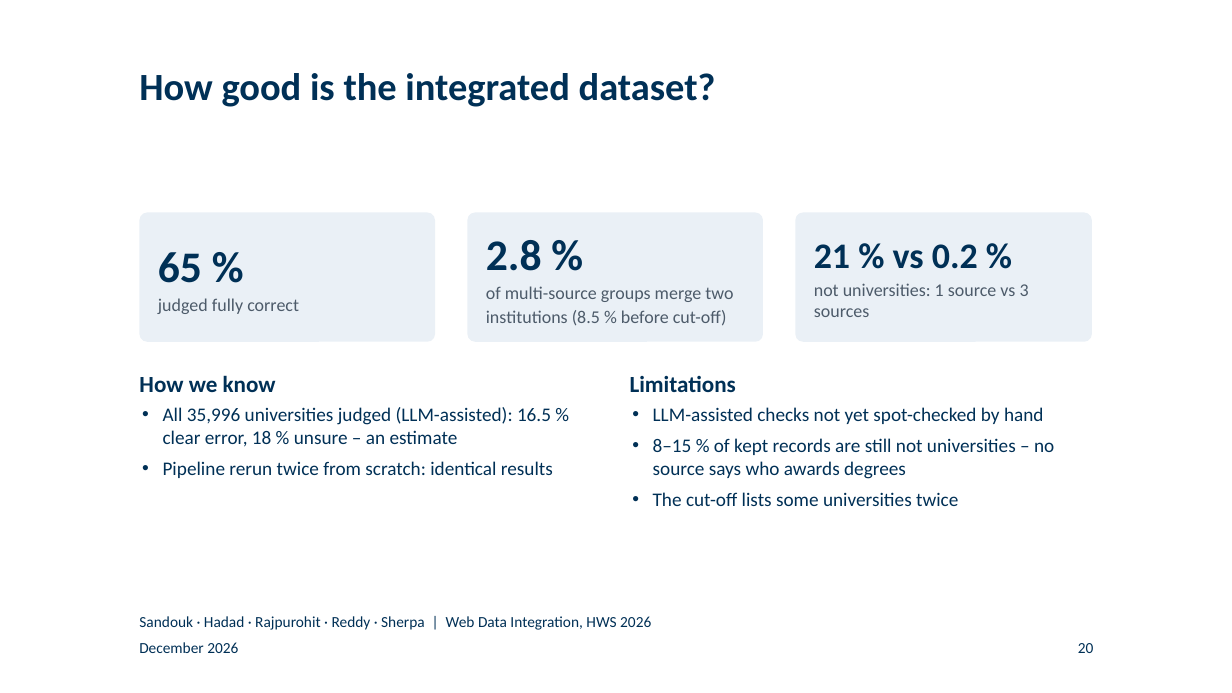
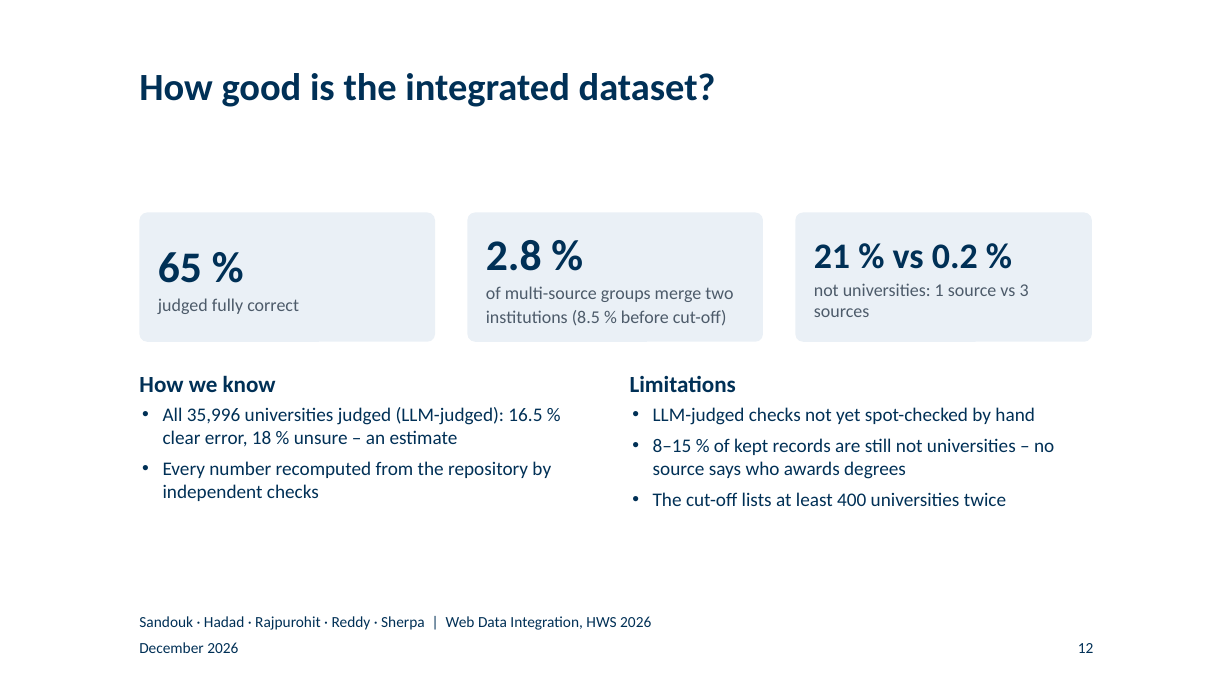
Before and after one commit to BlackSamuron0305/Web-Data-Integration-Project-HWS2026, a slide deck: slide 12 of submission/final-presentation/final_presentation.pptx (slide 20 before the commit). Drawn at 1232x693 pixels with LibreOffice and Linux fonts; fonts in the diff are those of the drawing; background and template pictures are left out. Boxes give left, top, right and bottom in pixels: in the first picture for what was removed or moved away, otherwise in the second. Text is boxed around its words. In the diff, an @@ line names an element or a change of style, - is before the commit and + after.

```diff
--- a/submission/final-presentation/final_presentation.pptx
+++ b/submission/final-presentation/final_presentation.pptx
@@ text at <box>163,407,551,501</box>: text changed @@
-• All 35,996 universities judged (LLM-assisted): 16.5 % clear error, 18 % unsure – an estimate
-• Pipeline rerun twice from scratch: identical results
+• All 35,996 universities judged (LLM-judged): 16.5 % clear error, 18 % unsure – an estimate
+• Every number recomputed from the repository by independent checks
@@ text at <box>653,407,1035,425</box>: text changed @@
-• LLM-assisted checks not yet spot-checked by hand
+• LLM-judged checks not yet spot-checked by hand
@@ text at <box>653,492,1006,506</box>: text changed @@
-• The cut-off lists some universities twice
+• The cut-off lists at least 400 universities twice
@@ page number at <box>1078,643,1094,653</box>: text changed @@
-20
+12
```
Also in this commit, not shown: 18 other slides changed, 2 slides removed, 33 other files.
